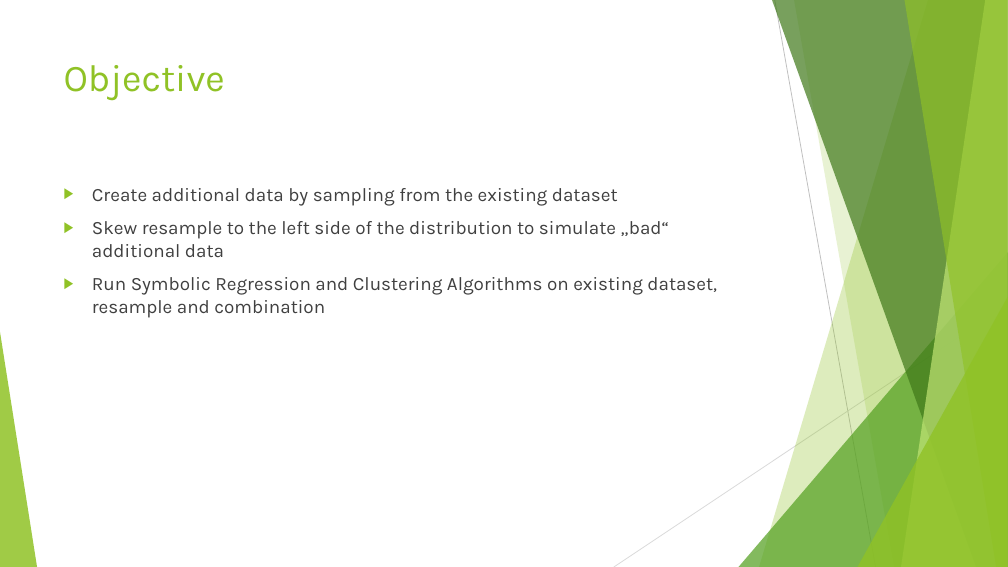
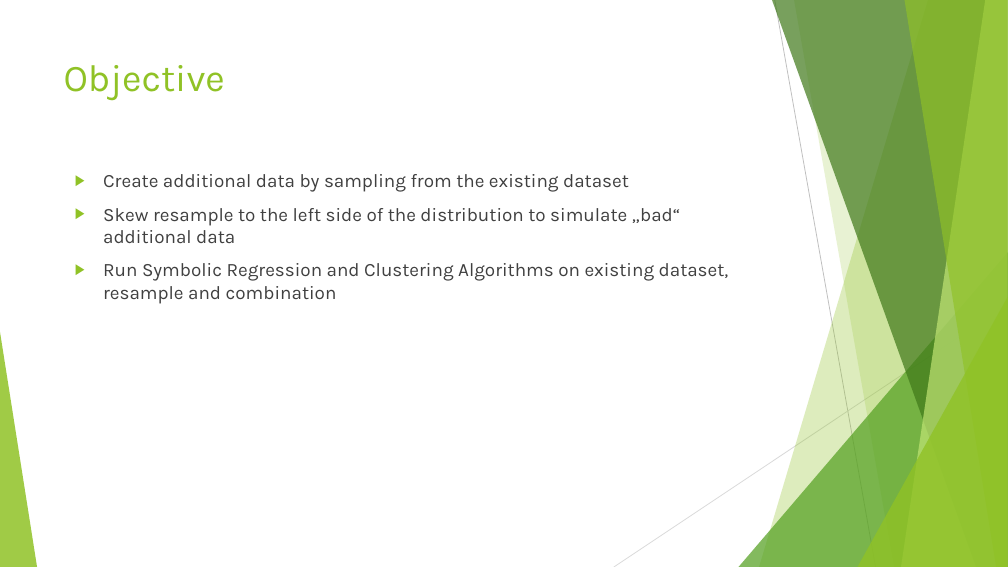
Before and after one commit to MaDe2101/DMLBeerProject, a slide deck: slide 2 of Documentation/Beer Data Presentation - Resampling Task.pptx. Drawn at 1008x567 pixels with LibreOffice and Linux fonts; fonts in the diff are those of the drawing. Boxes give left, top, right and bottom in pixels: in the first picture for what was removed or moved away, otherwise in the second. Text is boxed around its words. In the diff, an @@ line names an element or a change of style, - is before the commit and + after.

```diff
--- a/Documentation/Beer Data Presentation - Resampling Task.pptx
+++ b/Documentation/Beer Data Presentation - Resampling Task.pptx
@@ text "Create additional data by sampling ...": place and size @@
-text "Create additional data by sampling ..." at <box>92,188,717,318</box>
+text "Create additional data by sampling ..." at <box>103,174,729,304</box>
```
Also in this commit, not shown: 1 other slide changed.
